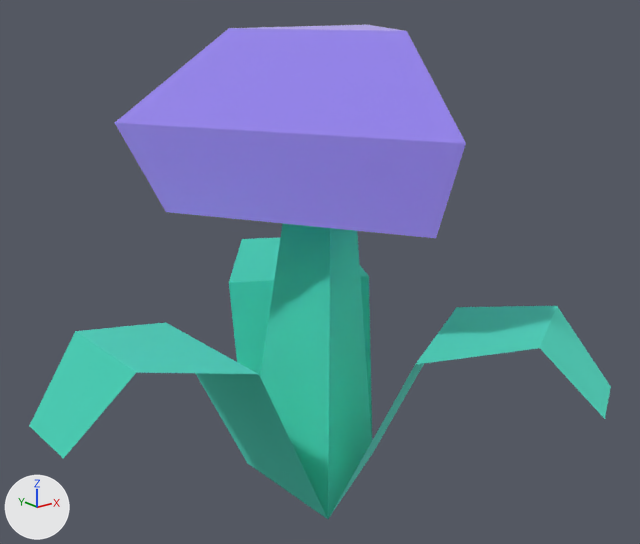
A saved change to the glTF model public/models/nf2/nature/flower_purpleB.glb.
One viewpoint serves both versions: a camera (50 mm lens) standing at (-0.235, -0.297, 0.172) and looking at (-0.008, -0.013, 0.058). Lighting does not change. The marker at lower left points along +X, +Y and +Z. The picture after the commit comes second. Where no turn or scale is listed for an object, it has been applied to the vertices.

Objects in the first picture: 'flower_purpleB'.
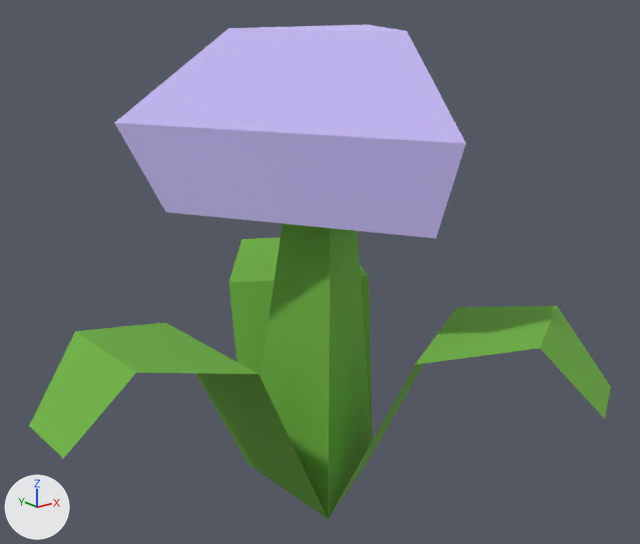
Boxes (x1, y1, x2, y2) around the edits, measured in the pictures (640 x 544 px):
'flower_purpleB', recoloured, surface changed: (29, 25, 611, 519) in both

Patch to the scene script:
```diff
--- a/public/models/nf2/nature/flower_purpleB.glb.py
+++ b/public/models/nf2/nature/flower_purpleB.glb.py
@@ mat_grass @@
 mat_grass = principled_material('grass')
-mat_grass.base_color = (0.173, 0.847, 0.722)  # cyan #73eddd
-mat_grass.metallic = 1.0
+mat_grass.base_color = (0.159, 0.451, 0.0513)  # green #6fb340
 mat_grass.roughness = 1.0
@@ mat_colorpurple @@
 mat_colorpurple.base_color = (0.624, 0.537, 1.0)  # blue #cfc2ff
-mat_colorpurple.metallic = 1.0
 mat_colorpurple.roughness = 1.0
@@ ob_tmpparent @@
-ob_tmpparent = bpy.data.objects.new('tmpParent', None)
-ob_tmpparent.location = (0.0, 0.0, 0.0)
```
